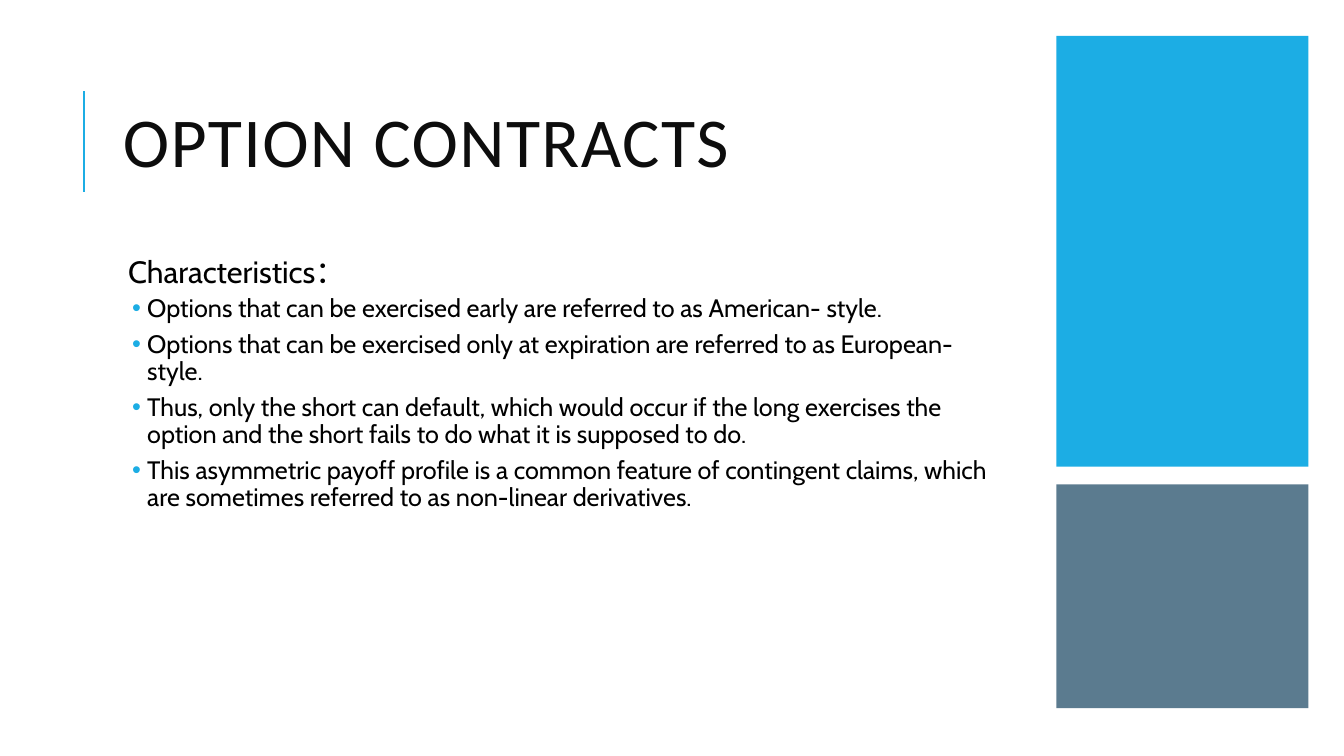
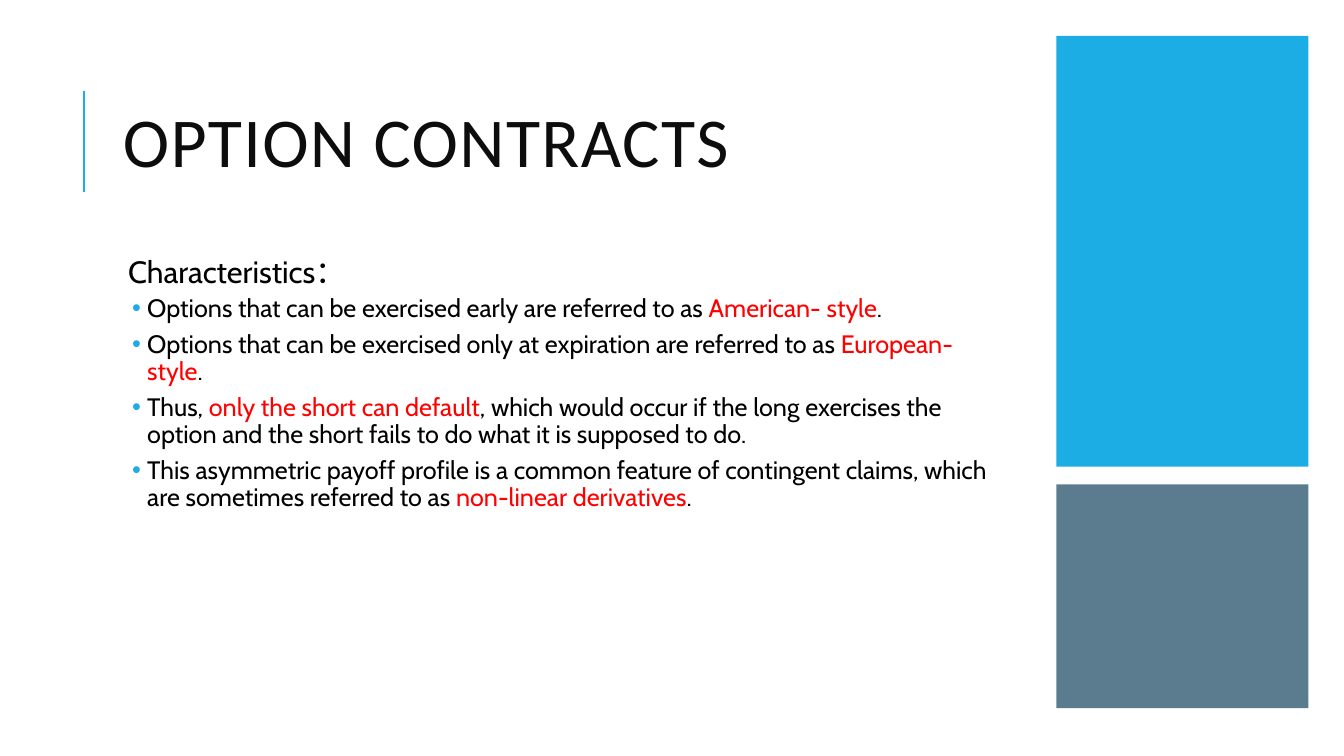
Before and after one commit to Isco0530/data, a slide deck: slide 36 of Derivatives.pptx (slide 37 before the commit). Drawn at 1344x756 pixels with LibreOffice and Linux fonts; fonts in the diff are those of the drawing. Boxes give left, top, right and bottom in pixels: in the first picture for what was removed or moved away, otherwise in the second. Text is boxed around its words. In the diff, an @@ line names an element or a change of style, - is before the commit and + after.

```diff
--- a/Derivatives.pptx
+++ b/Derivatives.pptx
@@ text at (147, 298, 986, 507): text colour #000000 to #FF0000 in "American- style.", "European- style.", "only the short can default,", "non-linear derivatives." @@
```
Also in this commit, not shown: 9 other slides changed, 5 slides added, 7 slides removed.
